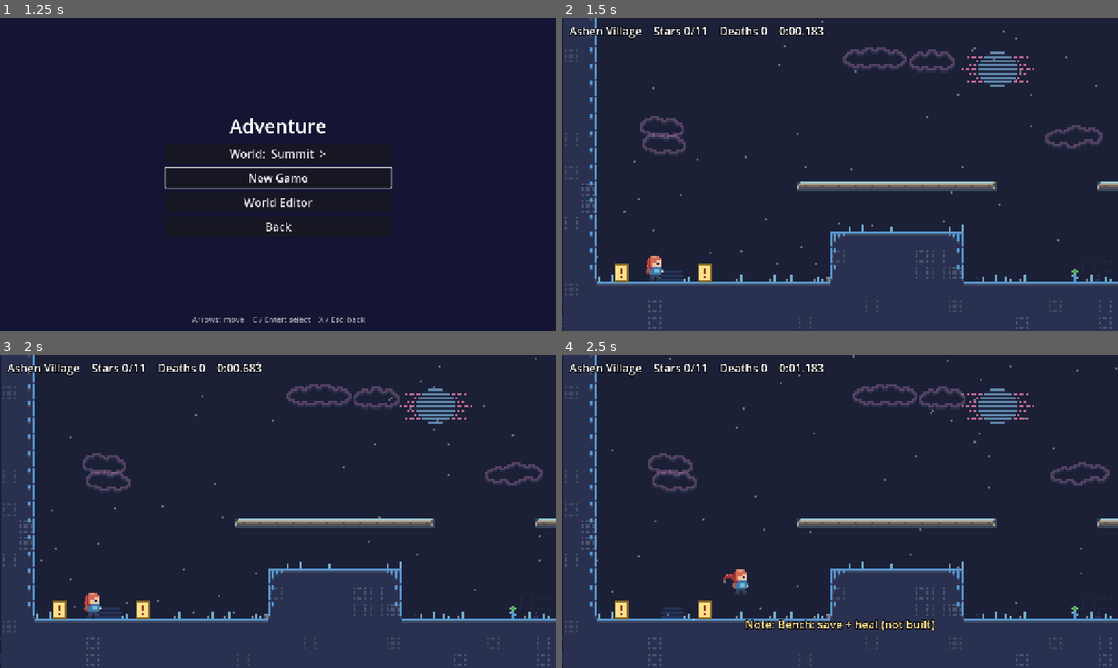
Above: before the commit, frames 1-4 (two rows, left to right).
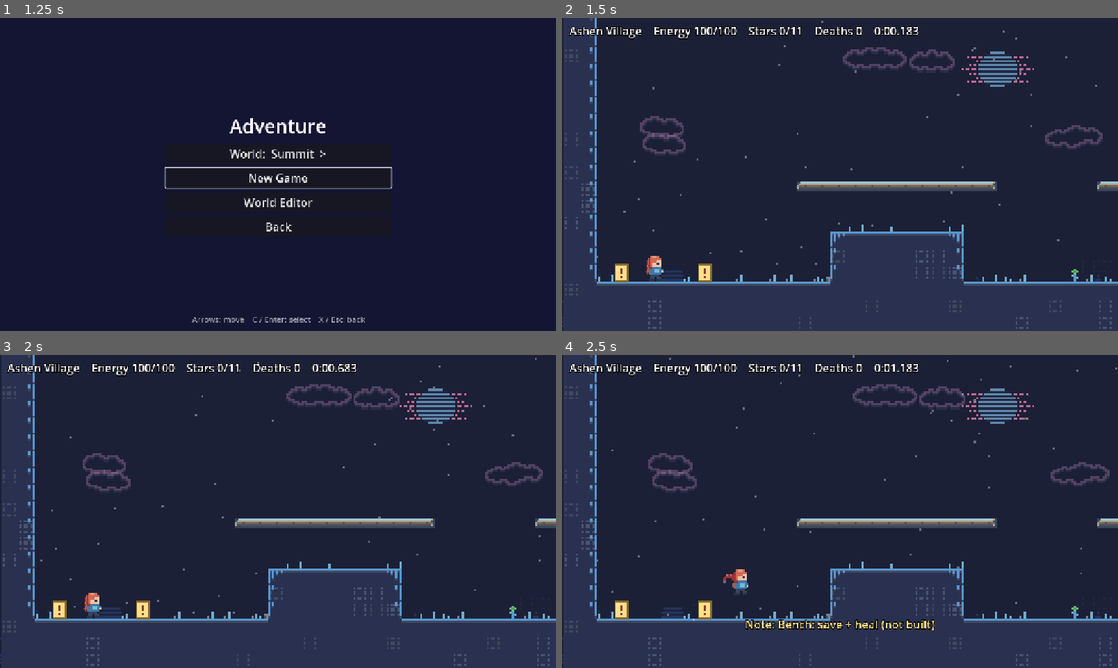
Above: after the commit, the same moments.

Repository: Viridjan/summit
Game: Godot game, scene res://main.tscn
Same seed, same stepped clock (60 frames per second), same inputs: the game is played once before the commit and once after it.
Inputs (mouse positions are in pixels of both pictures, inside the frame that each line leads up to):
- Up to frame 1 (1.25 s): click "Adventure" at 0.5 s
- Up to frame 2 (1.5 s): click "New Game" at 1.25 s
- Up to frame 3 (2 s): no input
- Up to frame 4 (2.5 s): tap Enter (ui_accept) at 2 s; move the mouse to (962, 495) at 2.02 s; hold Right (right) from 2.03 s (still down); tap A (attack) at 2.1 s; click (962, 495) at 2.17 s; tap C (jump) at 2.27 s; tap X (dash) at 2.3 s

Frame 1 is identical in both runs. In frame 2, 0.9% of the frame differs, in the area x 16-65%, y 2-7%; in frame 3, 0.9%; in frame 4, 0.9%.

Commit message:
Add energy as health and gate attack as an ability
A run starts with one 100-energy block. Energy regenerates 3/s inside a
partly spent block only. A hit costs a block and respawns the player
without counting a death; the last block is a death and refills energy.
New pickups: energy_block (+1 block, once per run) and energy_orb
(refill). Attack is now an adventure ability; existing worlds start
with it so they play the same.

Co-Authored-By: Claude Opus 5.5 <noreply@anthropic.com>

Diff:
--- a/adventure/world.json
+++ b/adventure/world.json
@@ -1,5 +1,8 @@
 {
 	"start": "v1_ashen_village",
+	"abilities": [
+		"attack"
+	],
 	"rooms": {
 		"v1_ashen_village": [
 			0,
--- a/scripts/adventure.gd
+++ b/scripts/adventure.gd
@@ -6,7 +6,12 @@
 
 const T := 8
 # Moves the player starts the adventure without; ability pickups ("ability_<name>") unlock them.
-const ABILITIES := ["dash", "climb"]
+const ABILITIES := ["dash", "climb", "attack"]
+
+# Energy is the player's health and ability fuel (docs/STORY_DESIGN.md section 3).
+# The HUD shows blocks; the code counts 100 energy per block. A run starts with 1 block.
+const ENERGY_PER_BLOCK := 100.0
+const ENERGY_REGEN := 3.0  # per second, only inside a partly spent block
 
 # -> {"start": String, "rooms": {name: {"pos": Vector2i (tiles), "level": Dictionary}}}
 # Rooms whose file is missing or invalid are skipped.
@@ -116,7 +121,36 @@
 # A fresh run (what the save file stores under [adventure]).
 static func new_run(world: Dictionary) -> Dictionary:
 	return {"room": world.start, "spawn": null, "abilities": world.get("abilities", []).duplicate(), "visited": [world.start],
-		"stars": [], "deaths": 0, "time": 0.0, "done": false}
+		"stars": [], "deaths": 0, "time": 0.0, "done": false,
+		"blocks": 1, "energy": ENERGY_PER_BLOCK, "taken": []}  # taken: one-time pickups, "room:x:y"
+
+static func energy_max(run: Dictionary) -> float:
+	return run.blocks * ENERGY_PER_BLOCK
+
+# Regeneration stops at the top of the current block: a block spent to its bottom stays empty.
+static func regen_energy(run: Dictionary, dt: float) -> void:
+	var top := ceilf(run.energy / ENERGY_PER_BLOCK) * ENERGY_PER_BLOCK
+	run.energy = minf(top, run.energy + ENERGY_REGEN * dt)
+
+# Pays for an action; false (nothing spent) when there isn't enough.
+static func spend_energy(run: Dictionary, amount: float) -> bool:
+	if run.energy < amount:
+		return false
+	run.energy -= amount
+	return true
+
+# A hit costs one block. Returns false when it was the last one (a death).
+static func hit_energy(run: Dictionary) -> bool:
+	run.energy -= ENERGY_PER_BLOCK
+	return run.energy > 0
+
+static func refill_energy(run: Dictionary) -> void:
+	run.energy = energy_max(run)
+
+# A new block, already full.
+static func add_energy_block(run: Dictionary) -> void:
+	run.blocks += 1
+	run.energy += ENERGY_PER_BLOCK
 
 # A saved run with missing or wrong-typed fields filled from a fresh one (older or hand-edited saves).
 # Unusable saves (not a run, or its room is gone) start over.
--- a/scripts/entities.gd
+++ b/scripts/entities.gd
@@ -35,6 +35,10 @@
 	# adventure ability pickups: the part after "ability_" must be in Adventure.ABILITIES
 	"ability_dash": ["Dash Ability", false, Color("ff7a3a"), AbilityOrb],
 	"ability_climb": ["Climb Ability", false, Color("3ad0ff"), AbilityOrb],
+	"ability_attack": ["Attack Ability", false, Color("e8e8e8"), AbilityOrb],
+	# adventure energy (docs/STORY_DESIGN.md): a new block once per run; an orb that refills energy
+	"energy_block": ["Energy Block", false, Color("7cf0c0"), EnergyBlock],
+	"energy_orb": ["Energy Orb", false, Color("b8ffe0"), EnergyOrb],
 	# door: drag its size; "id" names it, "to" = "room:id" (or just "id" in the same level) is where it leads.
 	# Links rooms that don't touch (elevators, trams) or that sit behind a wall.
 	"door": ["Door", true, Color("40e0ff"), Door],
@@ -326,6 +330,52 @@
 		ci.draw_rect(Rect2(c + Vector2(-1, -2), Vector2(2, 2)), Color.WHITE)
 
 
+class EnergyBlock extends Ent:  # adventure: +1 energy block, once per run
+	var key := ""
+	var t := 0.0
+	func setup() -> void:
+		rect = Rect2i(rect.position.x - 2, rect.position.y - 2, 12, 12)
+		if w != null:
+			key = "%s:%d:%d" % [w.room, int(d.x), int(d.y)]
+		collidable = w == null or (w.adventure() and not w.energy_block_taken(key))
+	func update(dt: float) -> void:
+		t += dt
+	func touch(_p) -> void:
+		collidable = false
+		w.add_energy_block(key)
+		w.freeze_for(0.1)
+		w.burst(center(), TYPES[d.t][2], 14)
+	func draw(ci: CanvasItem) -> void:
+		if not collidable:
+			return
+		var c := center() + Vector2(0, round(sin(t * 2.5) * 1.5))
+		var col: Color = TYPES[d.t][2]
+		ci.draw_rect(Rect2(c - Vector2(5, 5), Vector2(10, 10)), col.darkened(0.4))
+		ci.draw_rect(Rect2(c - Vector2(4, 4), Vector2(8, 8)), col)
+		ci.draw_rect(Rect2(c - Vector2(6.5, 6.5), Vector2(13, 13)).grow(sin(t * 4)), Color(col, 0.5), false, 1.0)
+
+
+# ponytail: refills all energy; collectibles that restore part of it come with the energy design
+class EnergyOrb extends Ent:  # adventure: refills energy, back after 2.5 s
+	var t := 0.0
+	func setup() -> void:
+		rect = Rect2i(rect.position.x - 2, rect.position.y - 2, 12, 12)
+	func update(dt: float) -> void:
+		t += dt
+		if respawn > 0:
+			respawn -= dt
+	func touch(_p) -> void:
+		if respawn <= 0 and w.adventure() and Game.adv.energy < Game.Adventure.energy_max(Game.adv):
+			w.refill_energy()
+			respawn = 2.5
+			w.burst(center(), TYPES[d.t][2], 8)
+	func draw(ci: CanvasItem) -> void:
+		var col: Color = TYPES[d.t][2] if respawn <= 0 else Color(0.3, 0.3, 0.4)
+		var c := center() + Vector2(0, round(sin(t * 3)))
+		ci.draw_circle(c, 3, col)
+		ci.draw_arc(c, 5, 0, TAU, 12, Color(col, 0.6), 1.0)
+
+
 class Door extends Ent:  # touching it moves the player to the linked door (World.door_hit)
 	func touch(_p) -> void:
 		w.door_hit(self)
--- a/scripts/player.gd
+++ b/scripts/player.gd
@@ -496,6 +496,8 @@
 		dash_buf = 0
 	if not Game.has_ability("climb"):
 		grab_check = false
+	if not Game.has_ability("attack"):
+		attack_buf = 0
 	if Game.settings.infinite_stamina:
 		stamina = CLIMB_MAX_STAMINA
 
--- a/scripts/world.gd
+++ b/scripts/world.gd
@@ -371,6 +371,19 @@
 	note_label.text = "Note: " + text
 	note_t = 0.1
 
+func energy_block_taken(key: String) -> bool:
+	return Game.adv.get("taken", []).has(key)
+
+func add_energy_block(key: String) -> void:
+	if adventure() and not energy_block_taken(key):
+		Game.adv.taken.append(key)
+		Adventure.add_energy_block(Game.adv)
+		_save_run()
+
+func refill_energy() -> void:
+	if adventure():
+		Adventure.refill_energy(Game.adv)
+
 func grant_ability(a: String) -> void:
 	if adventure() and not Game.adv.abilities.has(a):
 		Game.adv.abilities.append(a)
@@ -477,8 +490,13 @@
 func add_trail(p) -> void:
 	trails.append([Rect2(p.hitbox()), p.hair_color(), 0.35])
 
+# In the adventure a hit costs an energy block; only the last block is a death (and refills energy).
+# Surviving a hit respawns like a death but doesn't count one (Hollow Knight's hazard respawn).
 func on_player_death(p, _dir: Vector2) -> void:
-	deaths += 1
+	if not adventure() or not Adventure.hit_energy(Game.adv):
+		deaths += 1
+		if adventure():
+			Adventure.refill_energy(Game.adv)
 	respawn_timer = 0.6
 	burst(p.center(), p.hair_color(), 12)
 	shake_t = 0.3 if Game.settings.shake else 0.0
@@ -542,6 +560,8 @@
 	else:
 		player.update(dt)
 		after_player_move()
+		if adventure():
+			Adventure.regen_energy(Game.adv, dt)
 	for e in ents:
 		e.update(dt)
 	for i in range(parts.size() - 1, -1, -1):
@@ -568,7 +588,7 @@
 	cam.position = (cam_pos + off).round()
 	note_t -= dt
 	note_label.visible = note_t > 0 and map_view == null
-	hud.text = ("%s    " % data.get("name", "") if adventure() else "") + "Stars %d/%d    Deaths %d    %s" % [collected.size(), total_berries, deaths, Game.fmt_time(time)]
+	hud.text = ("%s    Energy %d/%d    " % [data.get("name", ""), Game.adv.energy, Adventure.energy_max(Game.adv)] if adventure() else "") + "Stars %d/%d    Deaths %d    %s" % [collected.size(), total_berries, deaths, Game.fmt_time(time)]
 	_redraw()
 
 func _clamp_cam(t: Vector2) -> Vector2:
--- a/tests/test_runner.gd
+++ b/tests/test_runner.gd
@@ -344,7 +344,7 @@
 	for w in listed.slice(1):
 		var rw := Adventure.load_world(w[1])
 		var has_spawn: bool = rw.rooms.has(rw.start) and rw.rooms[rw.start].level.entities.any(func(e): return e.t == "spawn")
-		check(rw.rooms.size() > 10 and has_spawn and Adventure.overlaps(rw).is_empty() and Adventure.new_run(rw).abilities == ["dash", "climb"], "%s loads: %d rooms, spawn, no overlaps, starts with dash+climb" % [w[0], rw.rooms.size()])
+		check(rw.rooms.size() > 10 and has_spawn and Adventure.overlaps(rw).is_empty() and Adventure.new_run(rw).abilities == ["dash", "climb", "attack"], "%s loads: %d rooms, spawn, no overlaps, starts with dash+climb+attack" % [w[0], rw.rooms.size()])
 		var ids := {}
 		var door_to := []
 		for rn in rw.rooms:
@@ -1071,6 +1071,58 @@
 	mv._input(key)
 	check(mv.tab == 1, "E switches tabs on the keyboard")
 	mv.queue_free()
+
+# Energy (docs/STORY_DESIGN.md section 3): 100 per block, regen only inside a partly spent block,
+# a hit costs a block, the last block is a death.
+func check_energy() -> void:
+	const Adventure := preload("res://scripts/adventure.gd")
+	var world := Adventure.load_world(FIXTURE_WORLD + "world.json")
+	var run := Adventure.new_run(world)
+	check(run.blocks == 1 and run.energy == 100.0, "a run starts with one full energy block")
+	check(Adventure.spend_energy(run, 10) and run.energy == 90.0, "spending takes energy")
+	Adventure.regen_energy(run, 1.0)
+	check(is_equal_approx(run.energy, 93.0), "energy regenerates 3 per second (%s)" % run.energy)
+	Adventure.regen_energy(run, 10.0)
+	check(run.energy == 100.0, "regeneration stops at the top of the block")
+	check(not Adventure.spend_energy(run, 150) and run.energy == 100.0, "can't spend more than you have")
+	Adventure.add_energy_block(run)
+	check(run.blocks == 2 and run.energy == 200.0, "a new block arrives full")
+	Adventure.spend_energy(run, 100)
+	Adventure.regen_energy(run, 10.0)
+	check(run.energy == 100.0, "a fully spent block doesn't refill")
+	Adventure.spend_energy(run, 30)
+	Adventure.regen_energy(run, 100.0)
+	check(run.energy == 100.0, "a partly spent block refills to its top")
+
+	# in the world: a block pickup (once per run), hits, the attack gate
+	Game.adv_world = world
+	Game.adv = Adventure.new_run(world)
+	Game.adv_temp = true
+	make_world([{"t": "energy_block", "x": 80, "y": 26 * 8}])
+	step(3)
+	check(Game.adv.blocks == 2 and Game.adv.energy == 200.0 and Game.adv.taken.size() == 1, "energy block pickup adds a full block")
+	make_world([{"t": "energy_block", "x": 80, "y": 26 * 8}])
+	step(3)
+	check(Game.adv.blocks == 2, "an energy block is taken once per run")
+	p().die(Vector2.ZERO)
+	check(w.deaths == 0 and Game.adv.energy == 100.0, "a hit with a block to spare costs the block, not a life")
+	p().dead = false
+	p().die(Vector2.ZERO)
+	check(w.deaths == 1 and Game.adv.energy == 200.0, "a hit on the last block is a death and refills energy")
+	make_world([])
+	step(5)
+	p().tap = {"attack": true}
+	step()
+	check(not p().attacking(), "no attack before the attack ability")
+	w.grant_ability("attack")
+	step(5)
+	p().tap = {"attack": true}
+	step()
+	check(p().attacking(), "attack works after picking it up")
+	Game.adv = {}
+	Game.adv_temp = false
+	w.queue_free()
+	w = null
 
 func check_adventure() -> void:
 	const Adventure := preload("res://scripts/adventure.gd")
@@ -1563,6 +1615,7 @@
 	check_hk_combat_placements()
 	check_dirs()
 	check_adventure()
+	check_energy()
 	check_bugfixes()
 	check_bestiary()
 
--- a/worlds/hollow_knight/world.json
+++ b/worlds/hollow_knight/world.json
@@ -2,7 +2,8 @@
 	"start": "r005",
 	"abilities": [
 		"dash",
-		"climb"
+		"climb",
+		"attack"
 	],
 	"rooms": {
 		"r000": [
--- a/worlds/metroid_zero_mission/world.json
+++ b/worlds/metroid_zero_mission/world.json
@@ -2,7 +2,8 @@
 	"start": "r100",
 	"abilities": [
 		"dash",
-		"climb"
+		"climb",
+		"attack"
 	],
 	"rooms": {
 		"r000": [
--- a/worlds/silksong/world.json
+++ b/worlds/silksong/world.json
@@ -2,7 +2,8 @@
 	"start": "r167",
 	"abilities": [
 		"dash",
-		"climb"
+		"climb",
+		"attack"
 	],
 	"rooms": {
 		"r000": [
--- a/worlds/symphony_of_the_night/world.json
+++ b/worlds/symphony_of_the_night/world.json
@@ -2,7 +2,8 @@
 	"start": "r036",
 	"abilities": [
 		"dash",
-		"climb"
+		"climb",
+		"attack"
 	],
 	"rooms": {
 		"r000": [
Not shown, changed: gdd.txt
Not shown, changed: TODO.md
